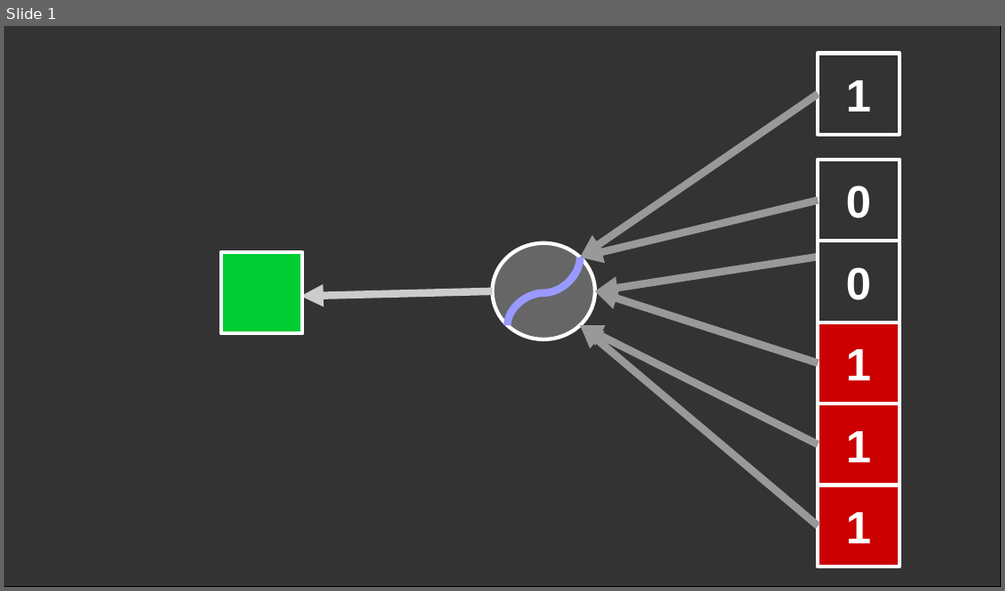
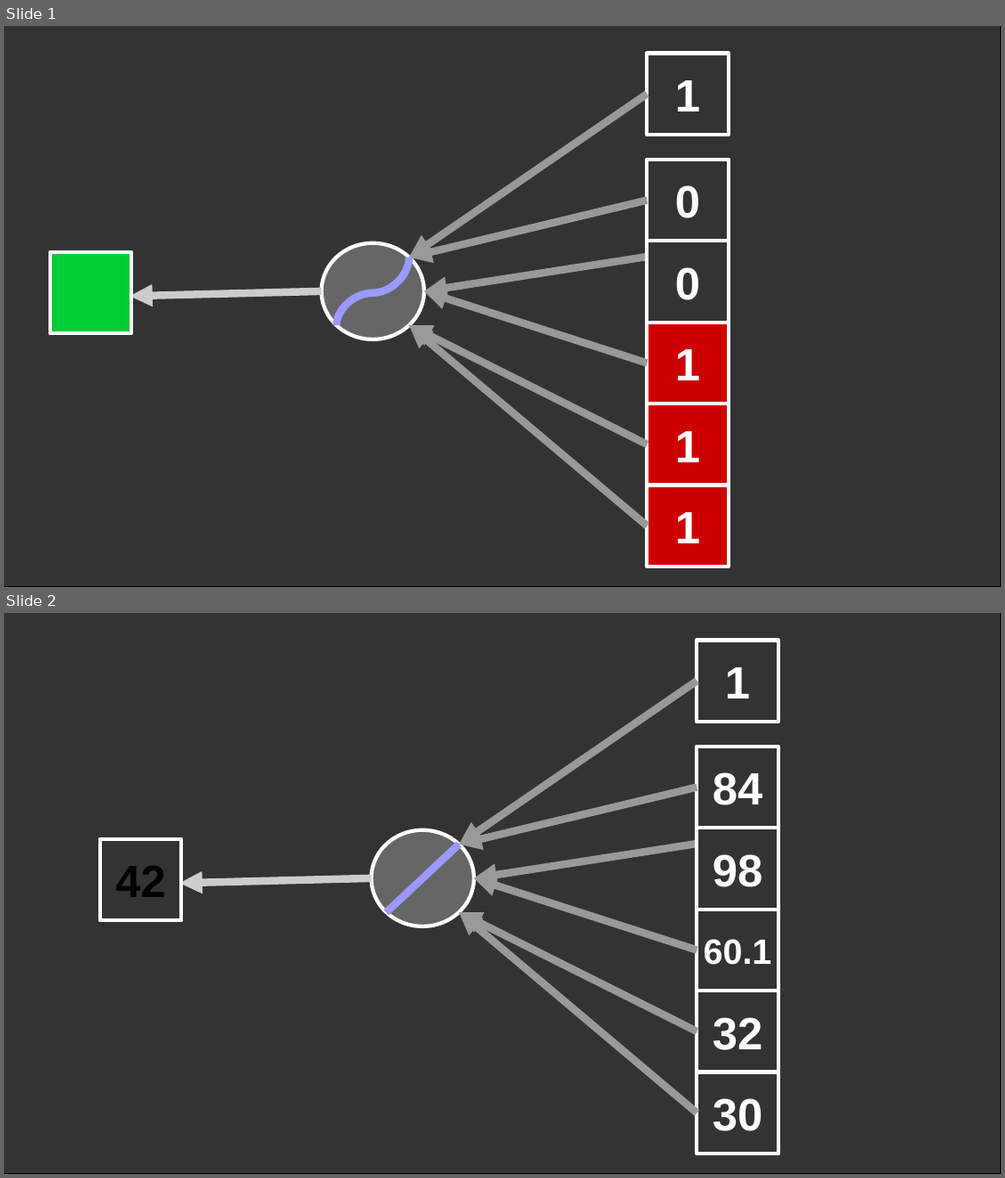
Before and after one commit to totalgood/talks, a slide deck: image/neural-nets-demystified.odp. Shown one above the other, each under a label of ours: slide 1 before the commit, slides 1 and 2 after it. The pictures are 1005x591 and 1005x1178 pixels, drawn with LibreOffice and Linux fonts; fonts in the diff are those of the drawing. Boxes give left, top, right and bottom in pixels: in the first picture for what was removed or moved away, otherwise in the second. Text is boxed around its words. In the diff, an @@ line names an element or a change of style, - is before the commit and + after.

```diff
--- a/image/neural-nets-demystified.odp
+++ b/image/neural-nets-demystified.odp
@@ slide 2 added at (4, 613, 1001, 1174), background #FFFFFF; not listed: 1 template element that a slide beside it also shows @@
@@ rectangle added at (697, 640, 778, 722), fill #333333, outline #FFFFFF 3 pt, 36 pt, text #FFFFFF, bold @@
+1
@@ arrow added from (697, 681) to (459, 844), #999999 6.01 pt @@
@@ rectangle added at (697, 747, 778, 828), fill #333333, outline #FFFFFF 3 pt, 36 pt, text #FFFFFF, bold @@
+84
@@ arrow added from (697, 787) to (459, 844), #999999 6.01 pt @@
@@ rectangle added at (100, 839, 181, 921), outline #FFFFFF 3 pt, 36 pt, text #000000, bold @@
+42
@@ ellipse added at (372, 830, 474, 926), fill #666666, outline #FFFFFF 3 pt @@
@@ line added from (387, 912) to (459, 844), #9999FF 6.01 pt @@
@@ arrow added from (697, 844) to (474, 878), #999999 6.01 pt @@
@@ rectangle added at (697, 828, 778, 909), fill #333333, outline #FFFFFF 3 pt, 36 pt, text #FFFFFF, bold @@
+98
@@ arrow added from (372, 878) to (179, 884), #CCCCCC 6.01 pt @@
@@ arrow added from (697, 950) to (474, 878), #999999 6.01 pt @@
@@ arrow added from (697, 1113) to (459, 912), #999999 6.01 pt @@
@@ arrow added from (697, 1032) to (459, 912), #999999 6.01 pt @@
@@ rectangle added at (697, 909, 778, 991), outline #FFFFFF 3 pt, 28 pt, text #FFFFFF, bold @@
+60.1
@@ rectangle added at (697, 991, 778, 1072), fill #333333, outline #FFFFFF 3 pt @@
@@ rectangle added at (697, 991, 778, 1072), outline #FFFFFF 3 pt, 36 pt, text #FFFFFF, bold @@
+32
@@ rectangle added at (697, 1072, 778, 1154), outline #FFFFFF 3 pt, 36 pt, text #FFFFFF, bold @@
+30
@@ slide 1 changed as well @@
@@ 7 rectangles, 7 arrows, 1 ellipse, 1 curved line: place and size @@
-7 rectangles, 7 arrows, 1 ellipse, 1 curved line at (221, 53, 899, 567)
+7 rectangles, 7 arrows, 1 ellipse, 1 curved line at (50, 53, 728, 567)
```
Also in this commit, not shown: 2 other slides added, 2 other files.
